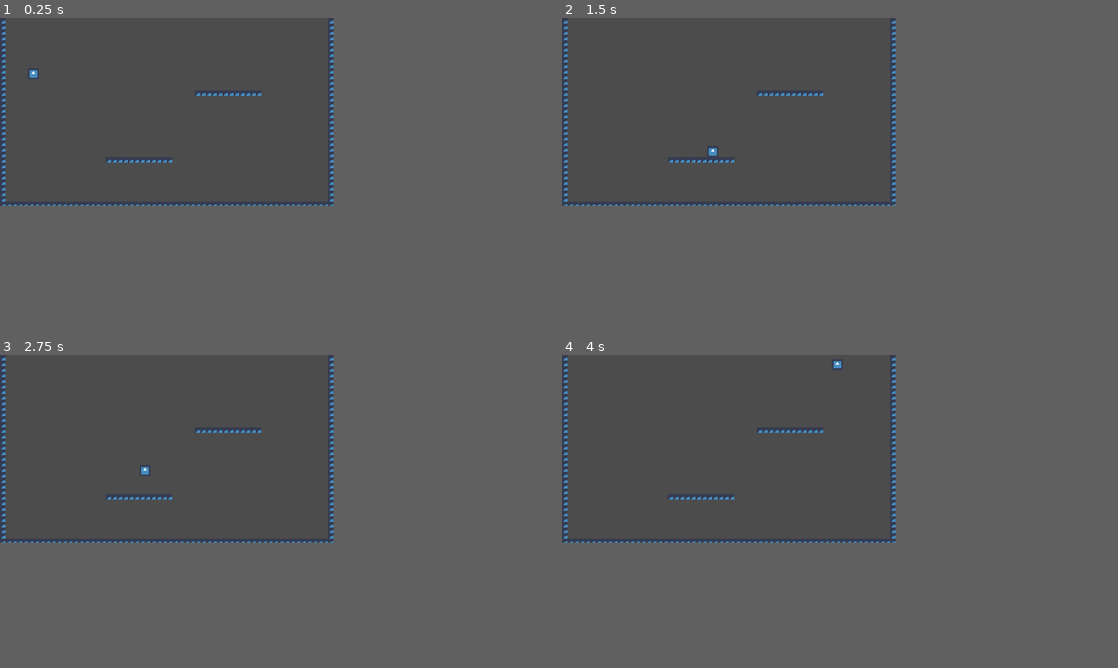
Above: before the commit, frames 1-4 (two rows, left to right).
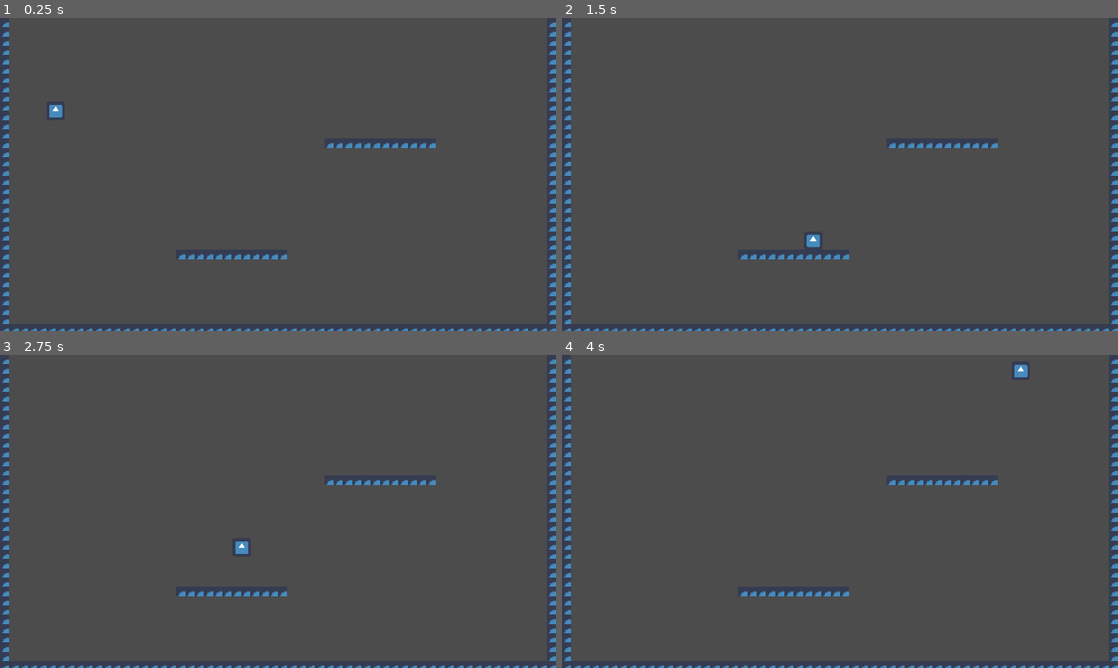
Above: after the commit, the same moments.

Repository: jordanhalase/Capstone6
Game: Godot game, scene res://Maps/BasicMap.tscn
Two runs of this game, one before a commit and one after it. Both use one fixed random seed, a clock stepped at 60 frames per second and the inputs below. The engine's default icon, where the game draws it, is replaced by a stand-in: a white triangle on a blue panel in a dark square.
Inputs:
- Up to frame 1 (0.25 s): no input
- Up to frame 2 (1.5 s): hold Right (ui_right) from 0.53 s (still down); tap Up (ui_up) at 0.77 s
- Up to frame 3 (2.75 s): tap Up (ui_up) at 1.52 s; release Right (ui_right) at 2.03 s; hold Left (ui_left) from 2.03 s (still down)
- Up to frame 4 (4 s): release Left (ui_left) at 2.78 s; hold Right (ui_right) from 2.78 s (still down); tap Up (ui_up) at 3.02, 3.77 s
In our replay, the window is 480x270 before the commit and 800x450 after it. These sizes can differ from the game's own. Grey fills any space a smaller window leaves; there, only what the larger window draws over its background counts as a difference.

The runs differ from the first frame. In frame 1, 2.6% of the frame differs, in the area x 0-100%, y 0-100%; in frame 2, 2.7%; in frame 3, 2.6%; in frame 4, 2.6%.

Commit message:
Increase test width and height

Diff:
--- a/project.godot
+++ b/project.godot
@@ -23,6 +23,8 @@
 
 window/size/width=480
 window/size/height=270
+window/size/test_width=960
+window/size/test_height=540
 window/dpi/allow_hidpi=true
 window/stretch/mode="2d"
 window/stretch/aspect="expand"
